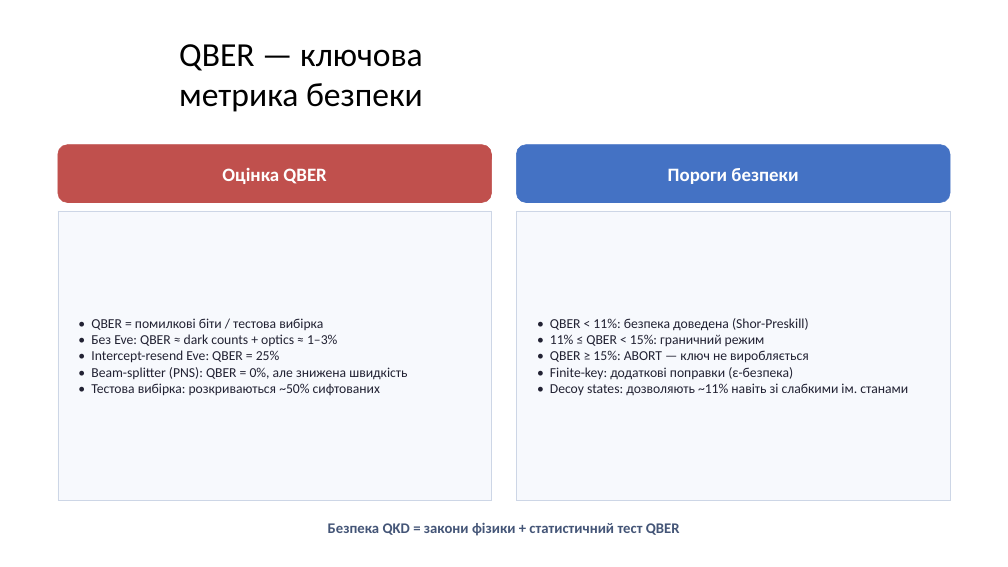
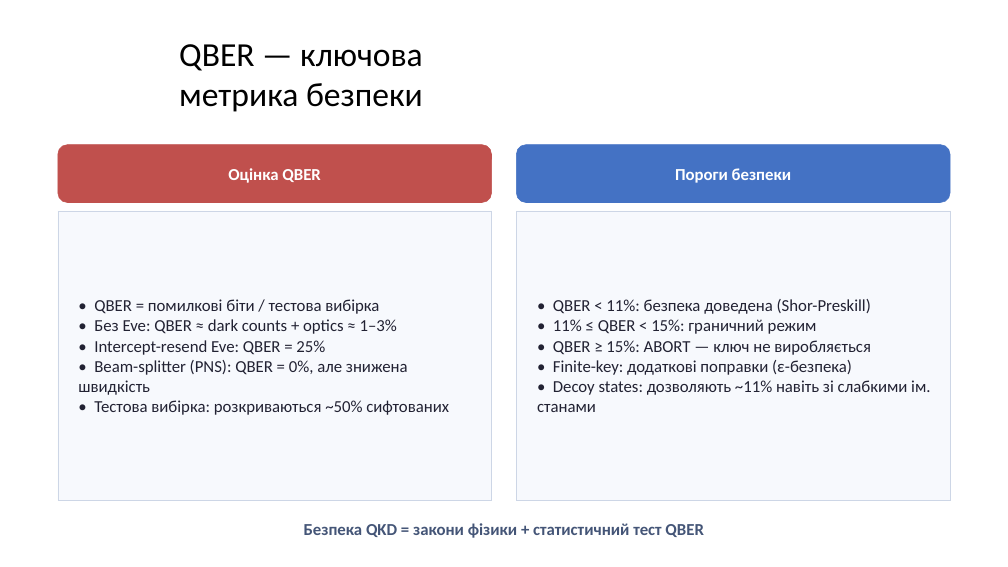
Before and after one commit to Andriykooo/ifntung-studies, a slide deck: slide 12 of Year 1/Постквантова криптографія/UA/2026/PPT/Презентація_4.pptx. Drawn at 1008x567 pixels with LibreOffice and Linux fonts; fonts in the diff are those of the drawing. Boxes give left, top, right and bottom in pixels: in the first picture for what was removed or moved away, otherwise in the second. Text is boxed around its words. In the diff, an @@ line names an element or a change of style, - is before the commit and + after.

Commit message:
feat(post-quantum-cryptography): update formatting for 4th lab

```diff
--- a/Year 1/Постквантова криптографія/UA/2026/PPT/Презентація_4.pptx
+++ b/Year 1/Постквантова криптографія/UA/2026/PPT/Презентація_4.pptx
@@ rounded rectangle "Оцінка QBER" at [58, 144, 492, 203]: size 18 to 16 pt @@
@@ rounded rectangle "Пороги безпеки" at [516, 144, 951, 203]: size 18 to 16 pt @@
@@ rectangle "• QBER = помилкові біти ..." at [58, 211, 492, 501]: size 13 to 16 pt @@
@@ rectangle "• QBER < 11%: безпека ..." at [516, 211, 951, 501]: size 13 to 16 pt @@
@@ text "Безпека QKD = закони фізики ..." at [304, 523, 703, 538]: size 14 to 16 pt @@
```
Also in this commit, not shown: 7 other slides changed.
